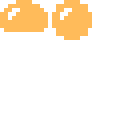
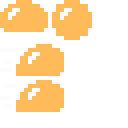
Comparing the layer stacks of the two 128 x 128 images. Changes:
painted on "Lager 1" over [0, 44, 64, 112]
